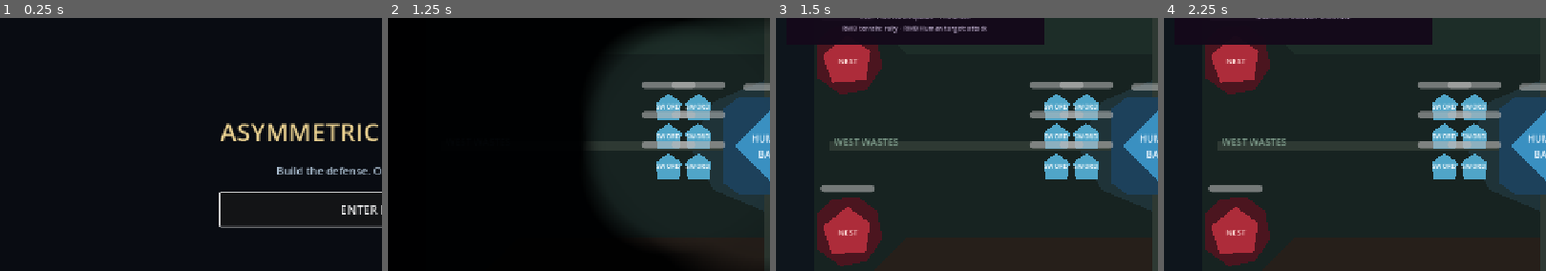
Above: before the commit, frames 1-4 (left to right).
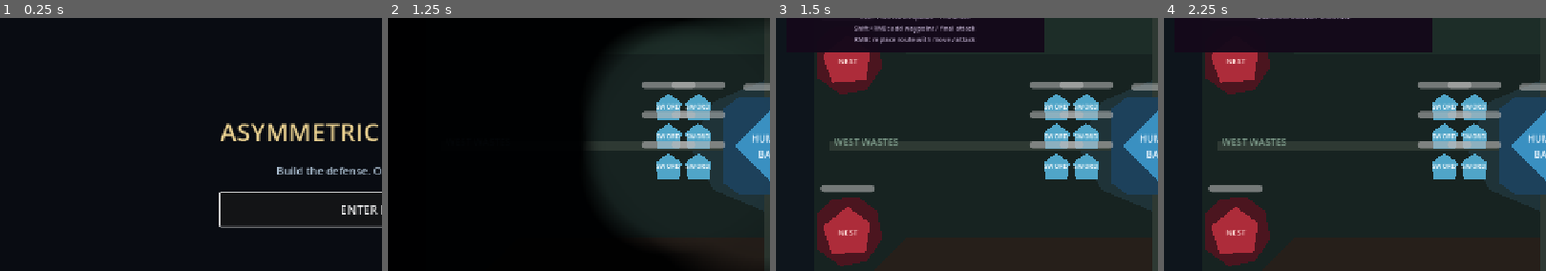
Above: after the commit, the same moments.

Repository: Mr-Zhou20030725/RTS-Game
Game: Godot game, scene res://scenes/main/main.tscn
The game is run twice, just before and just after one commit, with the same random seed, the same clock (stepped at 60 frames per second) and the same inputs.
Inputs:
- Up to frame 1 (0.25 s): no input
- Up to frame 2 (1.25 s): click "ENTER BATTLE" at 0.5 s
- Up to frame 3 (1.5 s): click "VIEW: HUMAN" at 1.25 s
- Up to frame 4 (2.25 s): click "CREATE NEXT LEGION" at 2 s
The pictures show only the part of the screen within x 0-50%, y 20-70%; the shares and areas given below are measured in that part.

Frames 1-2 are identical in both runs. In frame 3, 2.8% of the frame differs, in the area x 10-71%, y 3-14%; in frame 4, 1.8%.

Commit message:
feat: complete T23 waypoint routes

Diff:
--- a/scripts/input/unit_selection_manager.gd
+++ b/scripts/input/unit_selection_manager.gd
@@ -51,7 +51,7 @@
 				queue_redraw()
 
 		elif mouse_event.button_index == MOUSE_BUTTON_RIGHT and mouse_event.pressed:
-			issue_context_command(world_position)
+			issue_context_command(world_position, mouse_event.shift_pressed)
 
 	elif event is InputEventMouseMotion and _is_dragging:
 		var motion_event := event as InputEventMouseMotion
@@ -60,11 +60,16 @@
 
 
 func _draw() -> void:
-	if not _is_dragging:
-		return
-	var selection_rect := _get_drag_rect()
-	draw_rect(selection_rect, Color(0.2, 0.65, 1.0, 0.16), true)
-	draw_rect(selection_rect, Color(0.35, 0.8, 1.0, 0.9), false, 2.0)
+	_draw_selected_route()
+	if _is_dragging:
+		var selection_rect := _get_drag_rect()
+		draw_rect(selection_rect, Color(0.2, 0.65, 1.0, 0.16), true)
+		draw_rect(selection_rect, Color(0.35, 0.8, 1.0, 0.9), false, 2.0)
+
+
+func _process(_delta: float) -> void:
+	if _get_route_preview_unit() != null:
+		queue_redraw()
 
 
 func select_at_point(world_position: Vector2) -> void:
@@ -110,6 +115,7 @@
 func clear_selection() -> void:
 	_clear_selection_state()
 	selection_changed.emit([])
+	queue_redraw()
 
 
 func _clear_selection_state() -> void:
@@ -119,14 +125,22 @@
 	selected_units.clear()
 
 
-func issue_context_command(world_position: Vector2) -> void:
+func issue_context_command(
+	world_position: Vector2, append_to_route := false
+) -> void:
 	_remove_invalid_selected_units()
 	if selected_units.is_empty():
 		return
 	if _get_selected_faction() == FactionComponent.Faction.MONSTER:
 		var target := _find_hostile_command_target(world_position)
 		if target != null:
-			issue_attack_command(target)
+			if append_to_route:
+				issue_route_attack_command(target)
+			else:
+				issue_attack_command(target)
+			return
+		if append_to_route:
+			issue_waypoint_command(world_position)
 			return
 	issue_move_command(world_position)
 
@@ -145,14 +159,12 @@
 	)
 
 	for unit_index in unit_count:
-		var column := unit_index % columns
-		var row := unit_index / columns
-		var offset := Vector2(
-			float(column) * formation_spacing,
-			float(row) * formation_spacing
-		) - formation_size * 0.5
+		var offset := _get_formation_offset(
+			unit_index, columns, formation_size
+		)
 		selected_units[unit_index].call("move_to", world_position + offset)
 	command_issued.emit(&"move", selected_units.duplicate(), world_position)
+	queue_redraw()
 
 
 func issue_rally_command(world_position: Vector2) -> void:
@@ -171,6 +183,54 @@
 	if commanded_units.is_empty():
 		return false
 	command_issued.emit(&"attack", commanded_units, target)
+	queue_redraw()
+	return true
+
+
+func issue_waypoint_command(world_position: Vector2) -> bool:
+	_remove_invalid_selected_units()
+	if selected_units.is_empty():
+		return false
+	var unit_count := selected_units.size()
+	var columns := int(ceil(sqrt(float(unit_count))))
+	var rows := int(ceil(float(unit_count) / float(columns)))
+	var formation_size := Vector2(
+		float(columns - 1) * formation_spacing,
+		float(rows - 1) * formation_spacing
+	)
+	var commanded_units: Array[Node2D] = []
+	for unit_index in unit_count:
+		var unit := selected_units[unit_index]
+		if not unit.has_method("append_waypoint"):
+			continue
+		var offset := _get_formation_offset(
+			unit_index, columns, formation_size
+		)
+		unit.call("append_waypoint", world_position + offset)
+		commanded_units.append(unit)
+	if commanded_units.is_empty():
+		return false
+	command_issued.emit(&"waypoint", commanded_units, world_position)
+	queue_redraw()
+	return true
+
+
+func issue_route_attack_command(target: Node2D) -> bool:
+	_remove_invalid_selected_units()
+	if selected_units.is_empty() or target == null:
+		return false
+	var commanded_units: Array[Node2D] = []
+	for unit in selected_units:
+		if (
+			CombatRules.can_damage(unit, target)
+			and unit.has_method("append_route_attack_target")
+			and unit.call("append_route_attack_target", target)
+		):
+			commanded_units.append(unit)
+	if commanded_units.is_empty():
+		return false
+	command_issued.emit(&"route_attack", commanded_units, target)
+	queue_redraw()
 	return true
 
 
@@ -187,6 +247,7 @@
 		unit.call("set_selected", true)
 		selected_units.append(unit)
 	selection_changed.emit(selected_units.duplicate())
+	queue_redraw()
 
 
 func _expand_squad_members(units: Array[Node2D]) -> Array[Node2D]:
@@ -331,3 +392,71 @@
 	if footprint != null:
 		return maxf(float(footprint.get("radius")) + 10.0, 30.0)
 	return 30.0
+
+
+func _get_formation_offset(
+	unit_index: int, columns: int, formation_size: Vector2
+) -> Vector2:
+	var column := unit_index % columns
+	var row := unit_index / columns
+	return Vector2(
+		float(column) * formation_spacing,
+		float(row) * formation_spacing
+	) - formation_size * 0.5
+
+
+func _get_route_preview_unit() -> Node2D:
+	for unit in selected_units:
+		if (
+			is_instance_valid(unit)
+			and unit.has_method("get_waypoint_route")
+			and (
+				not (unit.call("get_waypoint_route") as Array).is_empty()
+				or unit.call("get_route_attack_target") != null
+			)
+		):
+			return unit
+	return null
+
+
+func _draw_selected_route() -> void:
+	var unit := _get_route_preview_unit()
+	if unit == null:
+		return
+	var route: Array = unit.call("get_waypoint_route")
+	var points := PackedVector2Array([unit.global_position])
+	for route_point in route:
+		points.append(route_point as Vector2)
+	var attack_target := unit.call("get_route_attack_target") as Node2D
+	if attack_target != null:
+		points.append(attack_target.global_position)
+	if points.size() >= 2:
+		draw_polyline(points, Color(0.9, 0.35, 1.0, 0.9), 3.0, true)
+	for index in route.size():
+		var point := route[index] as Vector2
+		draw_circle(point, 10.0, Color(0.55, 0.15, 0.75, 0.9))
+		draw_circle(point, 10.0, Color(1.0, 0.65, 1.0, 1.0), false, 2.0)
+		draw_string(
+			ThemeDB.fallback_font,
+			point + Vector2(-4.0, 5.0),
+			str(index + 1),
+			HORIZONTAL_ALIGNMENT_LEFT,
+			-1.0,
+			12,
+			Color.WHITE
+		)
+	if attack_target != null:
+		var target_position := attack_target.global_position
+		draw_circle(target_position, 15.0, Color(1.0, 0.2, 0.35, 0.95), false, 3.0)
+		draw_line(
+			target_position + Vector2(-10.0, -10.0),
+			target_position + Vector2(10.0, 10.0),
+			Color(1.0, 0.2, 0.35, 0.95),
+			3.0
+		)
+		draw_line(
+			target_position + Vector2(10.0, -10.0),
+			target_position + Vector2(-10.0, 10.0),
+			Color(1.0, 0.2, 0.35, 0.95),
+			3.0
+		)
--- a/scripts/units/rts_unit.gd
+++ b/scripts/units/rts_unit.gd
@@ -2,6 +2,9 @@
 extends CharacterBody2D
 
 ## Minimal movable and selectable RTS unit used by T04.
+
+signal waypoint_reached(unit: Node2D, world_position: Vector2)
+signal waypoint_route_changed(unit: Node2D)
 
 @export var move_speed := 150.0
 @export var selection_radius := 24.0
@@ -26,6 +29,9 @@
 var _manual_move_order_active := false
 var _movement_slow_multiplier := 1.0
 var _movement_slow_remaining := 0.0
+var _waypoint_route_active := false
+var _waypoint_queue: Array[Vector2] = []
+var _route_attack_target: Node2D
 
 
 func _ready() -> void:
@@ -50,6 +56,8 @@
 		return
 
 	if global_position.distance_to(_move_target) <= arrival_distance:
+		if _complete_current_waypoint():
+			return
 		stop_moving()
 		return
 
@@ -71,6 +79,7 @@
 
 
 func move_to(world_position: Vector2) -> void:
+	_clear_waypoint_route()
 	_clear_combat_targets()
 	_manual_move_order_active = true
 	_set_move_target(world_position)
@@ -84,6 +93,7 @@
 func attack_target(target: Node2D) -> bool:
 	if target == null or not CombatRules.can_damage(self, target):
 		return false
+	_clear_waypoint_route()
 	_clear_combat_targets()
 	_manual_move_order_active = false
 	if (
@@ -115,6 +125,51 @@
 	):
 		return ranged_component.call("get_command_target") as Node2D
 	return null
+
+
+func append_waypoint(world_position: Vector2) -> void:
+	_clear_combat_targets()
+	_manual_move_order_active = true
+	_waypoint_route_active = true
+	if _has_move_target:
+		_waypoint_queue.append(world_position)
+	else:
+		_set_move_target(world_position)
+	waypoint_route_changed.emit(self)
+
+
+func append_route_attack_target(target: Node2D) -> bool:
+	if target == null or not CombatRules.can_damage(self, target):
+		return false
+	if not _has_move_target and _waypoint_queue.is_empty():
+		return attack_target(target)
+	_clear_combat_targets()
+	_manual_move_order_active = true
+	_waypoint_route_active = true
+	_route_attack_target = target
+	waypoint_route_changed.emit(self)
+	return true
+
+
+func get_waypoint_route() -> Array[Vector2]:
+	var result: Array[Vector2] = []
+	if _waypoint_route_active and _has_move_target:
+		result.append(_move_target)
+	result.append_array(_waypoint_queue)
+	return result
+
+
+func get_route_attack_target() -> Node2D:
+	if not is_instance_valid(_route_attack_target):
+		_route_attack_target = null
+	return _route_attack_target
+
+
+func has_waypoint_route() -> bool:
+	return (
+		_waypoint_route_active
+		and (_has_move_target or not _waypoint_queue.is_empty())
+	)
 
 
 func is_manual_move_order_active() -> bool:
@@ -143,6 +198,7 @@
 	_has_move_target = false
 	_manual_move_order_active = false
 	velocity = Vector2.ZERO
+	_clear_waypoint_route()
 
 
 func _clear_combat_targets() -> void:
@@ -150,6 +206,38 @@
 		melee_component.clear_target()
 	if ranged_component != null and ranged_component.has_method("clear_target"):
 		ranged_component.call("clear_target")
+
+
+func _complete_current_waypoint() -> bool:
+	if not _waypoint_route_active:
+		return false
+	waypoint_reached.emit(self, _move_target)
+	if not _waypoint_queue.is_empty():
+		_set_move_target(_waypoint_queue.pop_front())
+		_manual_move_order_active = true
+		waypoint_route_changed.emit(self)
+		return true
+	var final_target := get_route_attack_target()
+	_waypoint_route_active = false
+	_route_attack_target = null
+	_has_move_target = false
+	waypoint_route_changed.emit(self)
+	if final_target != null and attack_target(final_target):
+		return true
+	return false
+
+
+func _clear_waypoint_route() -> void:
+	var had_route := (
+		_waypoint_route_active
+		or not _waypoint_queue.is_empty()
+		or _route_attack_target != null
+	)
+	_waypoint_route_active = false
+	_waypoint_queue.clear()
+	_route_attack_target = null
+	if had_route:
+		waypoint_route_changed.emit(self)
 
 
 func apply_movement_slow(multiplier: float, duration: float) -> bool:
--- /dev/null
+++ b/tests/validate_t23.gd
@@ -0,0 +1,111 @@
+extends SceneTree
+
+const BATTLE_SCENE := preload("res://scenes/battle/battle.tscn")
+
+
+func _init() -> void:
+	_run_validation()
+
+
+func _run_validation() -> void:
+	var battle := BATTLE_SCENE.instantiate()
+	root.add_child(battle)
+	await process_frame
+	await physics_frame
+	await physics_frame
+	var fog := battle.get_node("FogOfWarManager") as FogOfWarManager
+	var map := battle.get_node("MVPMap")
+	var economy := battle.get_node("MonsterEconomy") as MonsterEconomy
+	var production := battle.get_node(
+		"MonsterProductionManager"
+	) as MonsterProductionManager
+	var selection := battle.get_node(
+		"SelectionManager"
+	) as UnitSelectionManager
+	var legions := battle.get_node(
+		"MonsterLegionManager"
+	) as MonsterLegionManager
+	economy.set_process(false)
+	economy.add_dark_energy(500, &"t23_validation")
+	production.select_nest(map.call("get_active_nests")[0] as Node2D)
+	for catalog_index in [0, 3]:
+		if not production.produce(catalog_index):
+			_fail("Could not produce the mixed legion used by T23.")
+			return
+	var units := production.get_spawned_monsters()
+	fog.set_viewer_faction(FogOfWarManager.ViewerFaction.MONSTER)
+	await process_frame
+	selection.select_units(units)
+	if not legions.create_legion(1) or not legions.select_legion(1):
+		_fail("Could not prepare a selected Monster legion for routing.")
+		return
+
+	var waypoints := [
+		Vector2(250.0, 180.0),
+		Vector2(250.0, 540.0),
+		Vector2(540.0, 620.0),
+	]
+	for waypoint in waypoints:
+		selection.issue_context_command(waypoint, true)
+	var human_base := map.get("human_base") as Node2D
+	selection.issue_context_command(human_base.global_position, true)
+	for unit in units:
+		var route: Array = unit.call("get_waypoint_route")
+		if (
+			route.size() != 3
+			or unit.call("get_route_attack_target") != human_base
+			or not _is_clear_detour(route)
+		):
+			_fail("Shift commands did not create three ordered detour points and a final attack.")
+			return
+
+	for unit in units:
+		for remaining_count in [2, 1, 0]:
+			unit.global_position = unit.call("get_move_target")
+			unit.call("_physics_process", 0.016)
+			if (unit.call("get_waypoint_route") as Array).size() != remaining_count:
+				_fail("A legion member did not advance through waypoints in order.")
+				return
+		if unit.call("get_command_target") != human_base:
+			_fail("The legion did not attack its target after the final waypoint.")
+			return
+
+	for waypoint in waypoints:
+		selection.issue_context_command(waypoint, true)
+	selection.issue_context_command(human_base.global_position, true)
+	var replacement := Vector2(940.0, 300.0)
+	selection.issue_context_command(replacement, false)
+	for unit in units:
+		if (
+			not (unit.call("get_waypoint_route") as Array).is_empty()
+			or unit.call("get_route_attack_target") != null
+			or unit.call("get_command_target") != null
+			or not unit.call("is_manual_move_order_active")
+			or unit.call("get_move_target").distance_to(replacement) > 80.0
+		):
+			_fail("A new normal command did not completely replace the old route.")
+			return
+
+	print(
+		"T23 validation passed: a selected mixed legion follows three visible "
+		+ "detour waypoints before attacking, and a new command replaces the "
+		+ "route immediately."
+	)
+	quit()
+
+
+func _is_clear_detour(route: Array) -> bool:
+	if route.size() != 3:
+		return false
+	var first := route[0] as Vector2
+	var second := route[1] as Vector2
+	var third := route[2] as Vector2
+	return (
+		absf(second.y - first.y) > 250.0
+		and absf(third.x - second.x) > 200.0
+	)
+
+
+func _fail(message: String) -> void:
+	push_error("T23 validation failed: %s" % message)
+	quit(1)
--- a/ui/battle_hud/battle_hud.tscn
+++ b/ui/battle_hud/battle_hud.tscn
@@ -146,7 +146,7 @@
 offset_left = 18.0
 offset_top = 76.0
 offset_right = 448.0
-offset_bottom = 214.0
+offset_bottom = 228.0
 mouse_filter = 1
 color = Color(0.0784314, 0.0352941, 0.101961, 0.96)
 
@@ -221,10 +221,10 @@
 offset_left = 14.0
 offset_top = 84.0
 offset_right = 416.0
-offset_bottom = 126.0
+offset_bottom = 140.0
 theme_override_colors/font_color = Color(0.76, 0.7, 0.82, 1)
 theme_override_font_sizes/font_size = 11
-text = "Ctrl+1..4 create/update · 1..4 select\nRMB terrain: rally · RMB Human target: attack"
+text = "Ctrl+1..4 create/update · 1..4 select\nShift+RMB: add waypoint / final attack\nRMB: replace route with move / attack"
 horizontal_alignment = 1
 
 [node name="PanelTitle" type="Label" parent="MonsterProductionPanel"]
Not shown, added: tests/validate_t23.gd.uid
Not shown, changed: README.md
